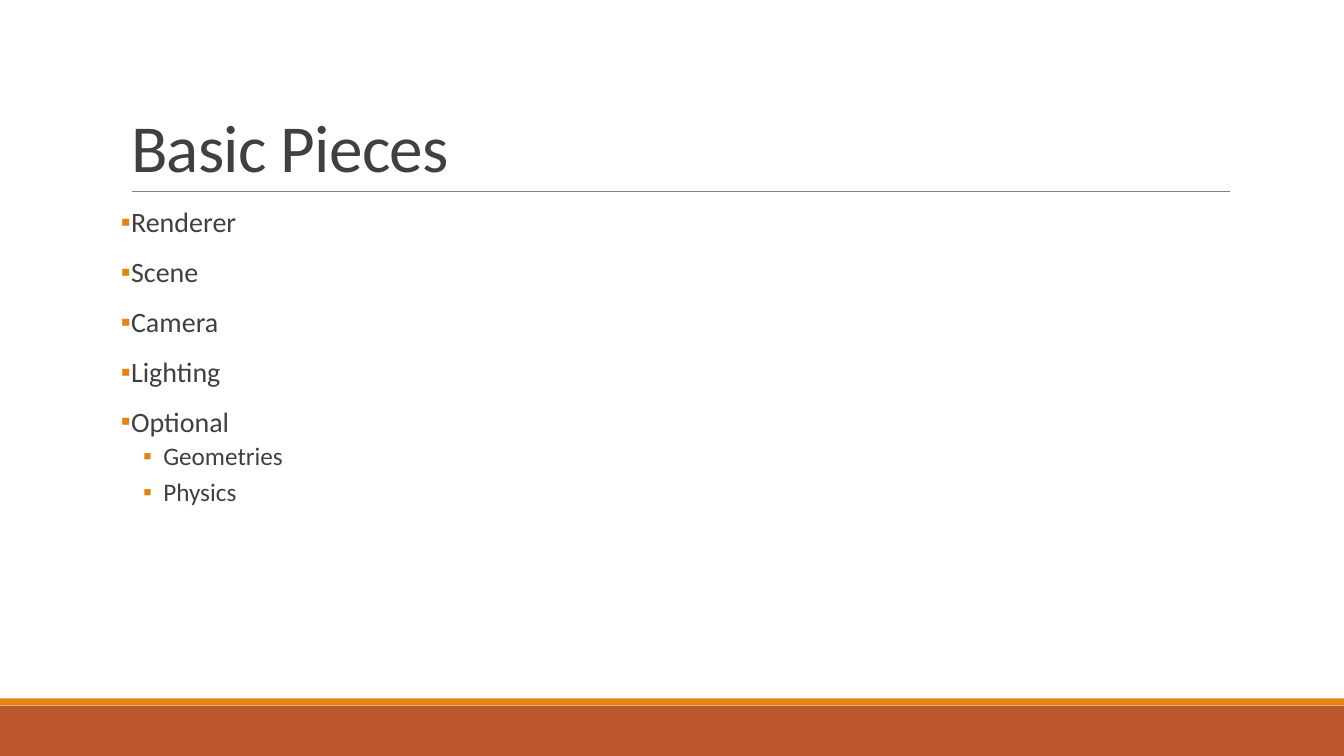
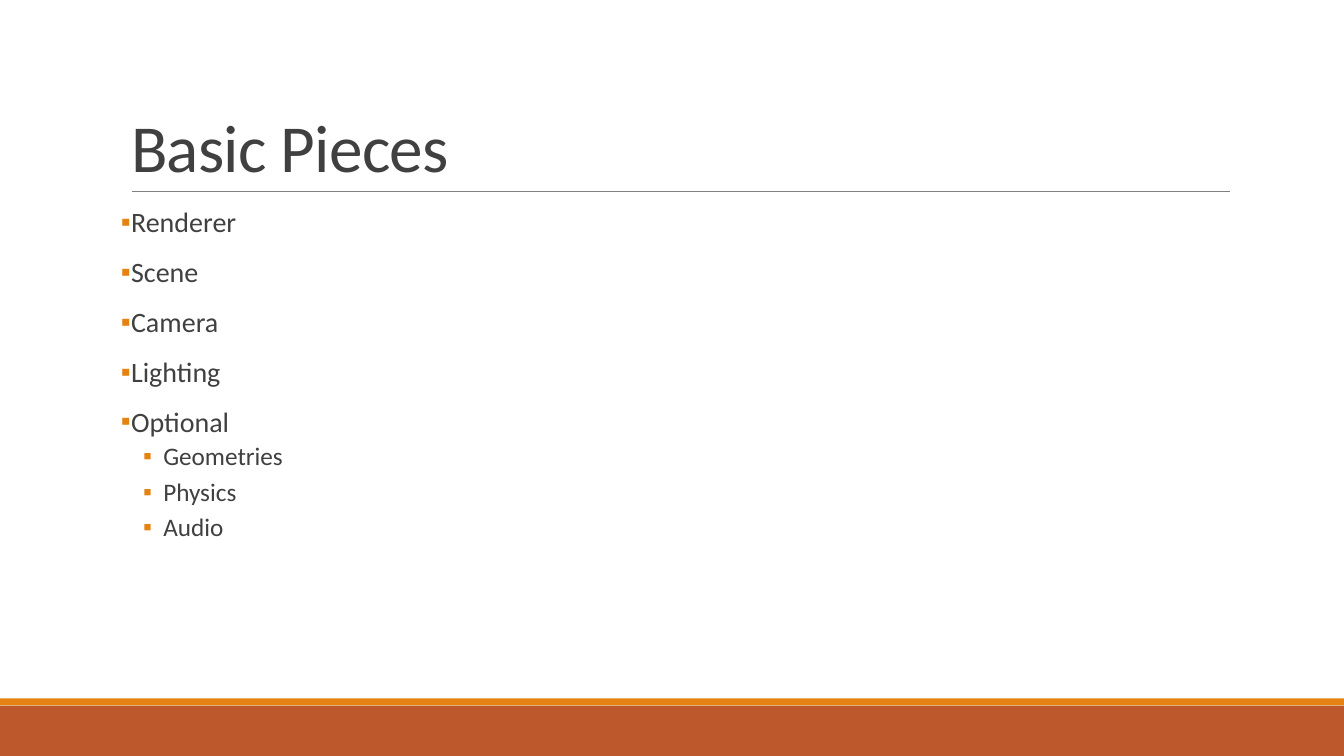
Before and after one commit to nburana/html5demo, a slide deck: slide 8 of notes/demo.pptx. Drawn at 1344x756 pixels with LibreOffice and Linux fonts; fonts in the diff are those of the drawing. Boxes give left, top, right and bottom in pixels: in the first picture for what was removed or moved away, otherwise in the second. Text is boxed around its words. In the diff, an @@ line names an element or a change of style, - is before the commit and + after.

```diff
--- a/notes/demo.pptx
+++ b/notes/demo.pptx
@@ text at bbox=[163, 518, 223, 536]: paragraph added @@
+  ▪ Audio
```
Also in this commit, not shown: 2 other slides changed, 1 slide added, 1 other file.
